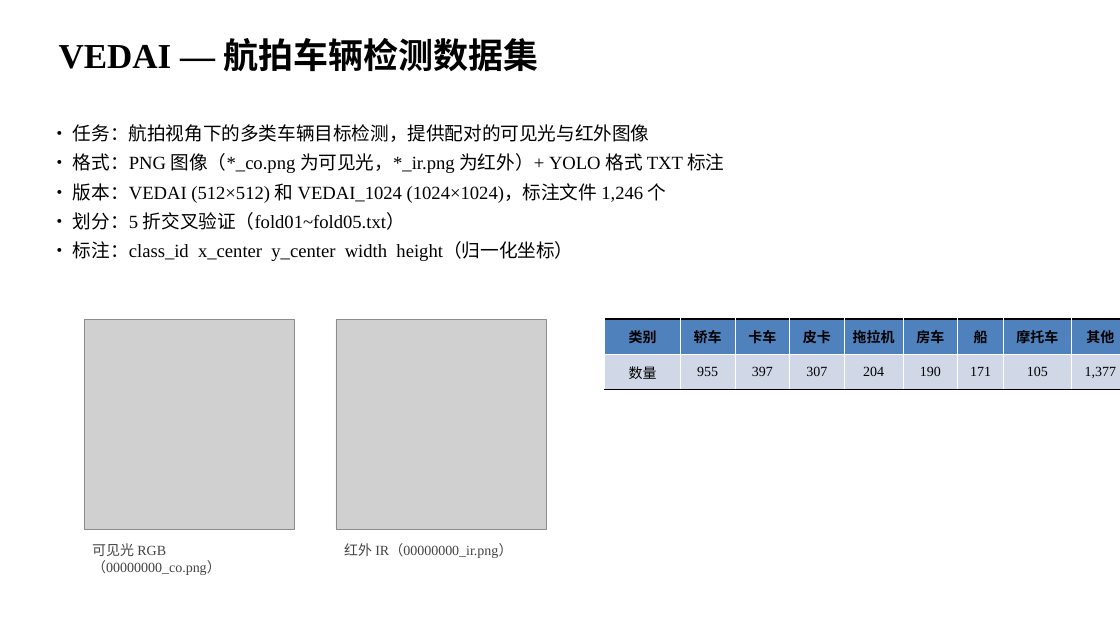
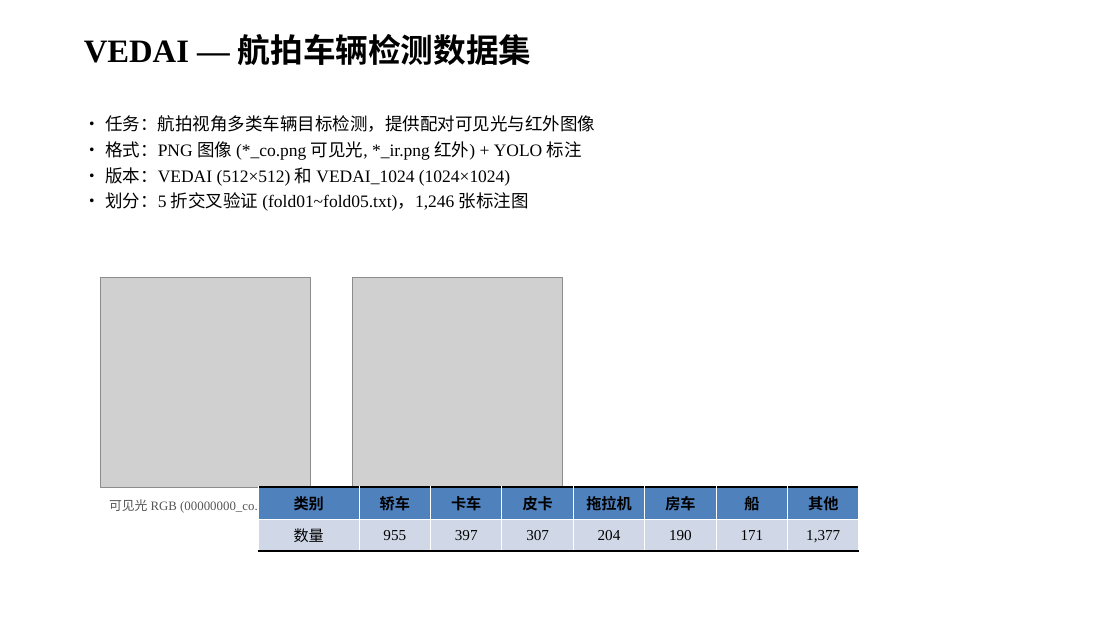
Before and after one commit to ZaxWave/InfraredSR, a slide deck: slide 4 of ppts/InfraredSR_Datasets_Overview.pptx. Drawn at 1120x630 pixels with LibreOffice and Linux fonts; fonts in the diff are those of the drawing; grey boxes stand for pictures. Boxes give left, top, right and bottom in pixels: in the first picture for what was removed or moved away, otherwise in the second. Text is boxed around its words. In the diff, an @@ line names an element or a change of style, - is before the commit and + after.

```diff
--- a/ppts/InfraredSR_Datasets_Overview.pptx
+++ b/ppts/InfraredSR_Datasets_Overview.pptx
@@ text "VEDAI — 航拍车辆检测数据集": place and size @@
-text "VEDAI — 航拍车辆检测数据集" at (59,38,539,71)
+text "VEDAI — 航拍车辆检测数据集" at (84,34,532,65)
@@ text "VEDAI — 航拍车辆检测数据集" at (84,34,532,65): size 30 to 28 pt @@
@@ text at (105,115,595,211): text changed; size 16 to 15 pt @@
-• 任务：航拍视角下的多类车辆目标检测，提供配对的可见光与红外图像
-• 格式：PNG 图像（*_co.png 为可见光，*_ir.png 为红外）+ YOLO 格式 TXT 标注
-• 版本：VEDAI (512×512) 和 VEDAI_1024 (1024×1024)，标注文件 1,246 个
-• 划分：5 折交叉验证（fold01~fold05.txt）
-• 标注：class_id x_center y_center width height（归一化坐标）
+• 任务：航拍视角多类车辆目标检测，提供配对可见光与红外图像
+• 格式：PNG 图像 (*_co.png 可见光, *_ir.png 红外) + YOLO 标注
+• 版本：VEDAI (512×512) 和 VEDAI_1024 (1024×1024)
+• 划分：5 折交叉验证 (fold01~fold05.txt)，1,246 张标注图
@@ picture: place and size @@
-picture at (84,319,294,529)
+picture at (101,277,311,487)
@@ picture: place and size @@
-picture at (336,319,546,529)
+picture at (353,277,563,487)
@@ text at (109,499,281,513): text changed; size 12 to 11 pt; text colour #444444 to #555555 @@
-可见光 RGB（00000000_co.png）
+可见光 RGB (00000000_co.png)
@@ table at (259,487,860,551) @@
-column 8: 摩托车 | 105
@@ table: place and size @@
-table at (605,319,1120,390)
+table at (259,487,860,551)
@@ text at (361,497,502,513): text changed; size 12 to 11 pt; text colour #444444 to #555555 @@
-红外 IR（00000000_ir.png）
+红外 IR (00000000_ir.png)
```
Also in this commit, not shown: 7 other slides changed, 2 other files.
